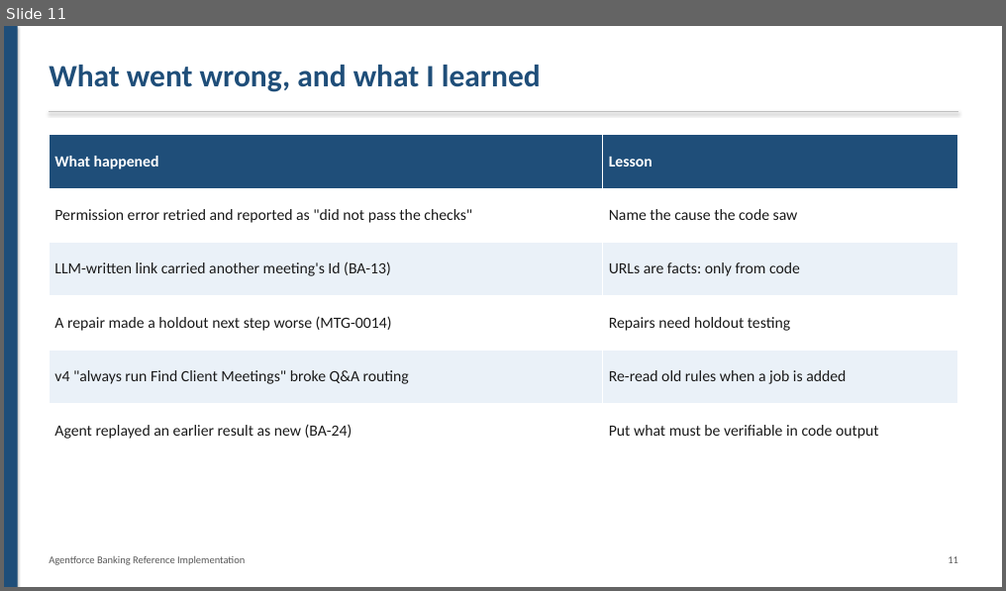
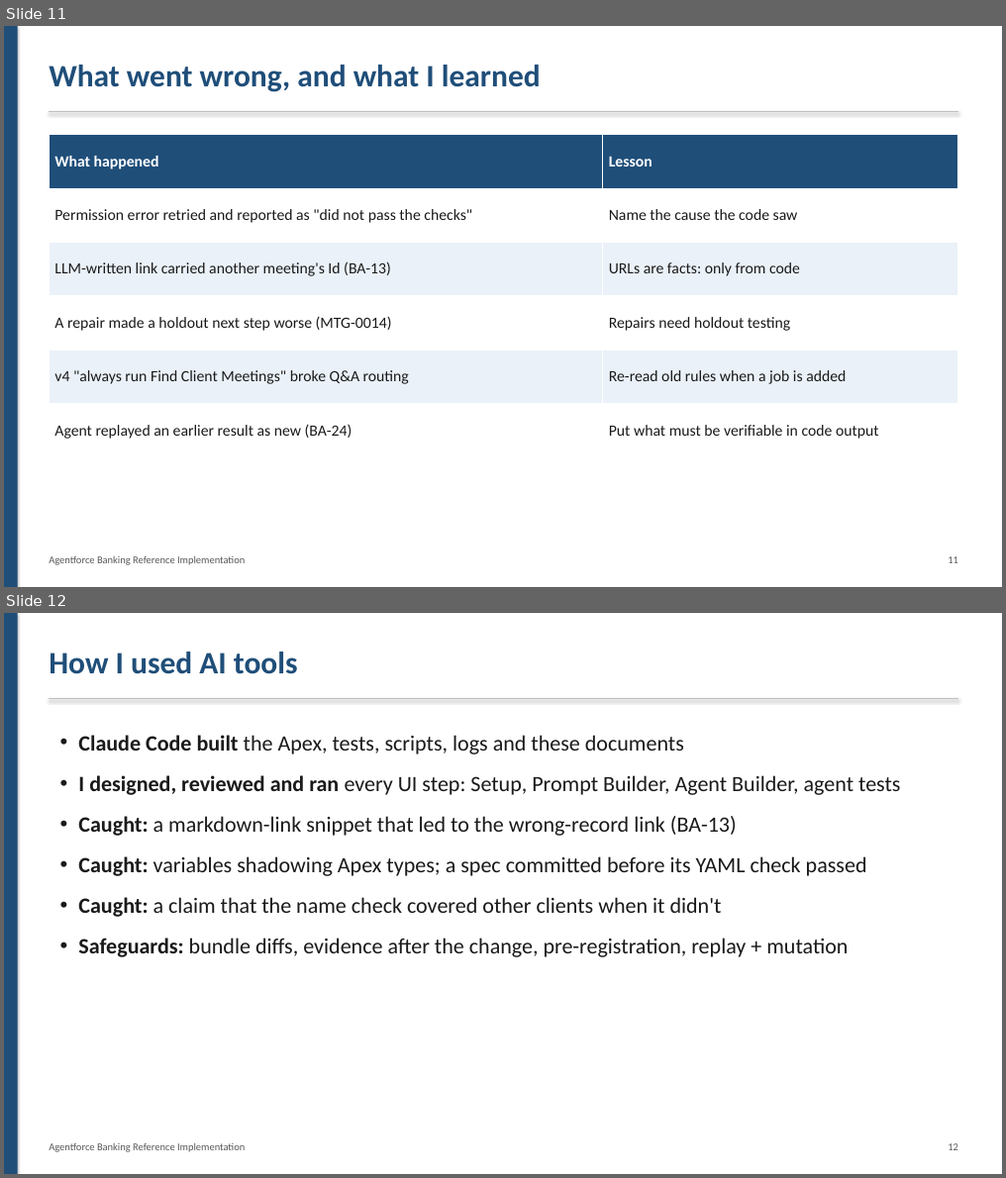
Before and after one commit to monibrahman/agentforce-banking-reference, a slide deck: docs/Panel_Overview.pptx. Shown one above the other, each under a label of ours: slide 11 before the commit, slides 11 and 12 after it. The pictures are 1006x591 and 1006x1178 pixels, drawn with LibreOffice and Linux fonts; fonts in the diff are those of the drawing. Boxes give left, top, right and bottom in pixels: in the first picture for what was removed or moved away, otherwise in the second. Text is boxed around its words. In the diff, an @@ line names an element or a change of style, - is before the commit and + after.

```diff
--- a/docs/Panel_Overview.pptx
+++ b/docs/Panel_Overview.pptx
@@ slide 12 added at (4, 613, 1002, 1174), background #FFFFFF @@
@@ rectangle added at (4, 613, 18, 1174), fill #1F4E79 @@
@@ text added at (49, 652, 298, 674), 30 pt, text #1F4E79, bold @@
+How I used AI tools
@@ line added from (49, 699) to (958, 699), #BFBFBF 1 pt @@
@@ text added at (78, 735, 900, 958), 21 pt, text #1A1A1A @@
+• Claude Code built the Apex, tests, scripts, logs and these documents
+• I designed, reviewed and ran every UI step: Setup, Prompt Builder, Agent Builder, agent tests
+• Caught: a markdown-link snippet that led to the wrong-record link (BA-13)
+• Caught: variables shadowing Apex types; a spec committed before its YAML check passed
+• Caught: a claim that the name check covered other clients when it didn't
+• Safeguards: bundle diffs, evidence after the change, pre-registration, replay + mutation
@@ text added at (49, 1144, 245, 1153), 10 pt, text #595959 @@
+Agentforce Banking Reference Implementation
@@ text added at (947, 1144, 958, 1151), 10 pt, text #595959 @@
+12
```
Also in this commit, not shown: 5 slides changed, 7 other files.
